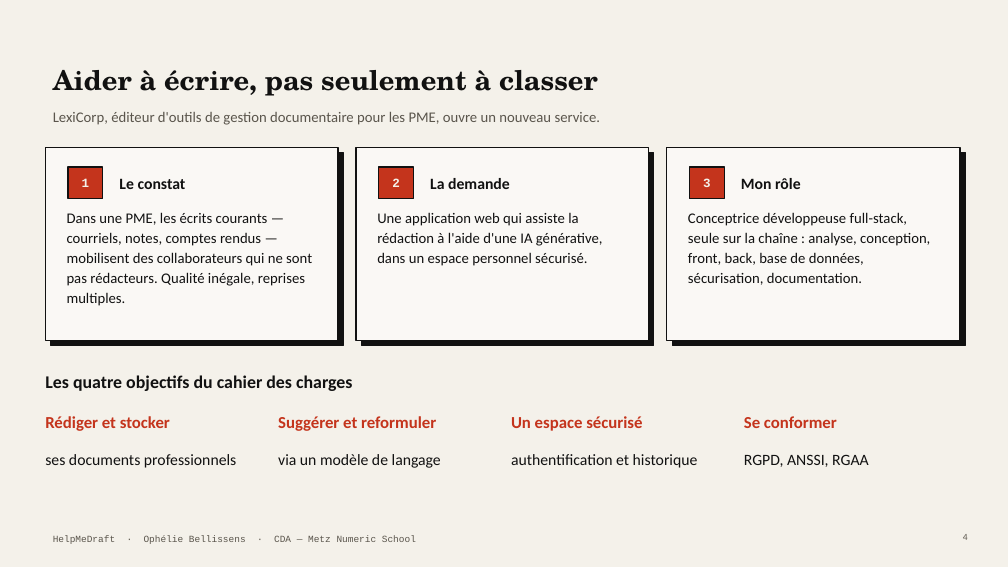
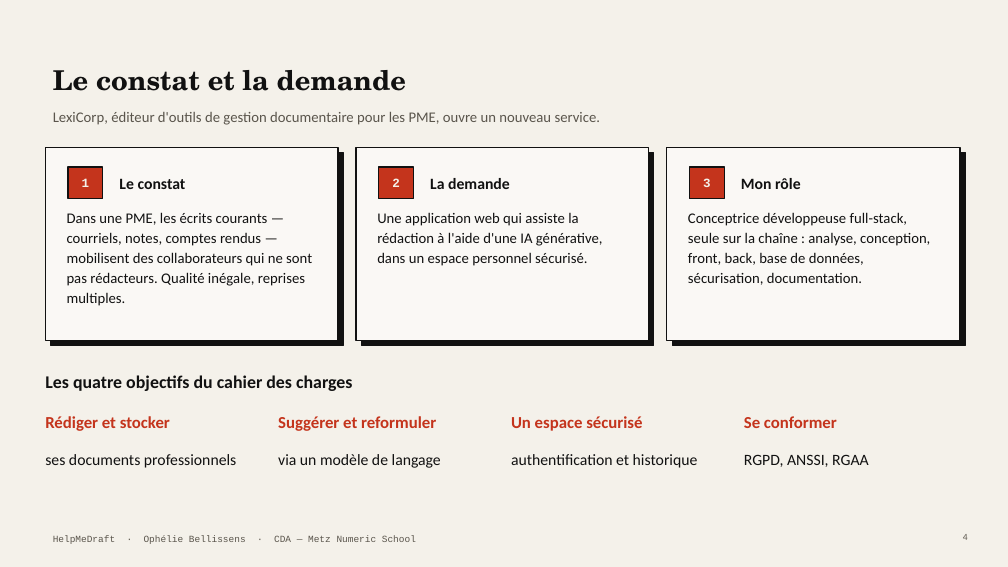
Before and after one commit to Equinoxya/HelpMeDraft---projet-fil-rouge, a slide deck: slide 4 of docs/Soutenance-HelpMeDraft.pptx. Drawn at 1008x567 pixels with LibreOffice and Linux fonts; fonts in the diff are those of the drawing. Boxes give left, top, right and bottom in pixels: in the first picture for what was removed or moved away, otherwise in the second. Text is boxed around its words. In the diff, an @@ line names an element or a change of style, - is before the commit and + after.

```diff
--- a/docs/Soutenance-HelpMeDraft.pptx
+++ b/docs/Soutenance-HelpMeDraft.pptx
@@ title at box(53, 70, 406, 91): text changed @@
-Aider à écrire, pas seulement à classer
+Le constat et la demande
```
Also in this commit, not shown: 19 other slides changed, 3 other files.
